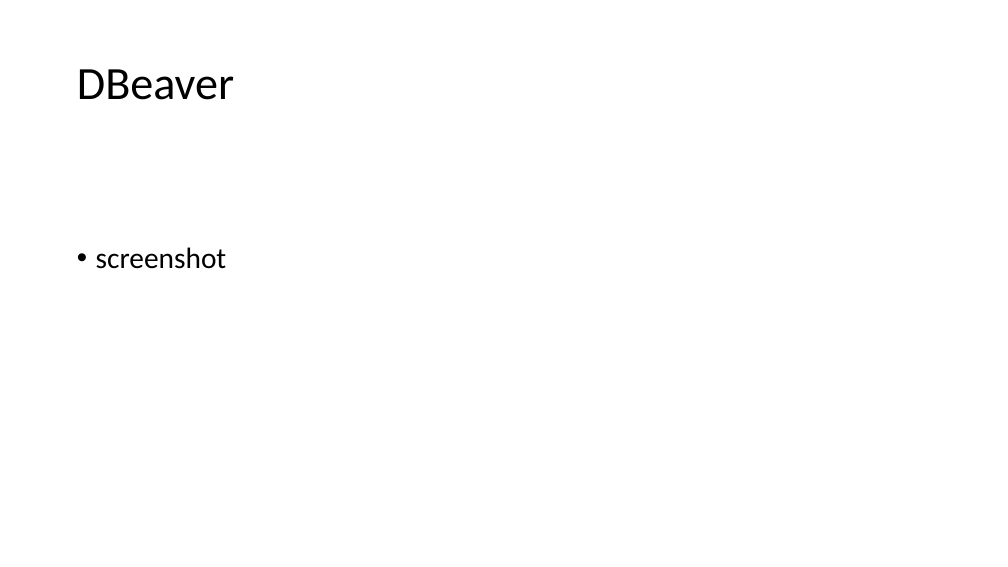
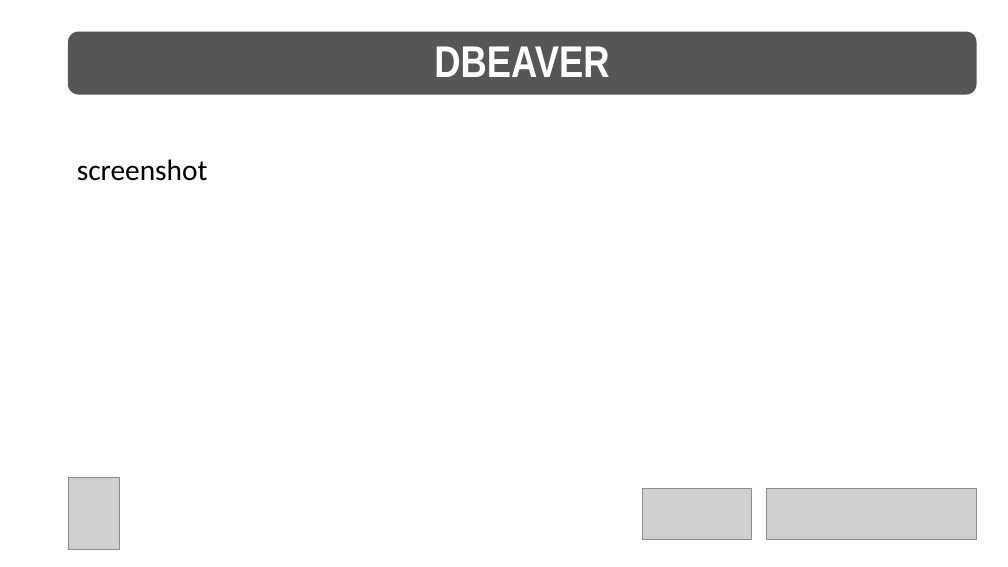
Before and after one commit to net-CDE/presentations, a slide deck: slide 19 of SQLKonferenz2023/mainContent_jul2023.pptx (slide 15 before the commit). Drawn at 1008x567 pixels with LibreOffice and Linux fonts; fonts in the diff are those of the drawing; grey boxes stand for pictures. Boxes give left, top, right and bottom in pixels: in the first picture for what was removed or moved away, otherwise in the second. Text is boxed around its words. In the diff, an @@ line names an element or a change of style, - is before the commit and + after.

```diff
--- a/SQLKonferenz2023/mainContent_jul2023.pptx
+++ b/SQLKonferenz2023/mainContent_jul2023.pptx
@@ rounded rectangle "DBEAVER" resized from (x1=77, y1=69, x2=234, y2=100) to (x1=68, y1=32, x2=977, y2=95) @@
@@ rounded rectangle "DBEAVER" at (x1=68, y1=32, x2=977, y2=95): fill none to #565656 @@
@@ text in rounded rectangle at (x1=434, y1=46, x2=609, y2=77): text changed; size 44 to 42.3 pt; font Calibri to Arial Narrow; text colour #000000 to #FFFFFF; bold on @@
-DBeaver
+DBEAVER
@@ text "screenshot" at (x1=77, y1=159, x2=208, y2=181): bullet • to none @@
@@ picture added at (x1=68, y1=478, x2=119, y2=550) @@
@@ picture added at (x1=642, y1=488, x2=752, y2=540) @@
@@ picture added at (x1=767, y1=488, x2=977, y2=539) @@
```
Also in this commit, not shown: 12 other slides changed, 12 slides added, 7 slides removed, 3 other files.
